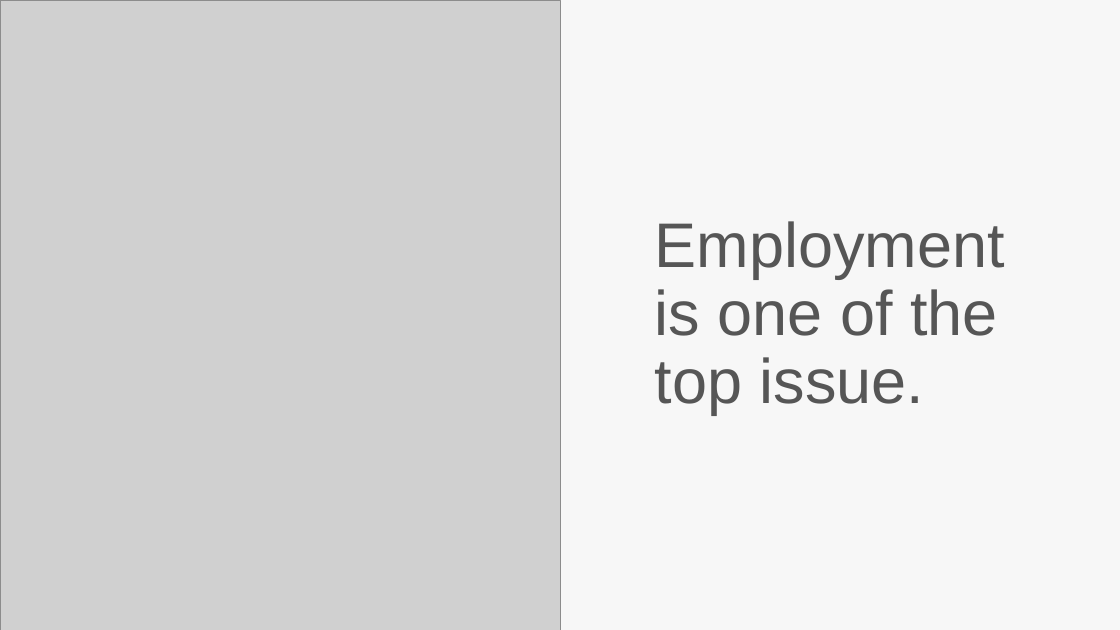
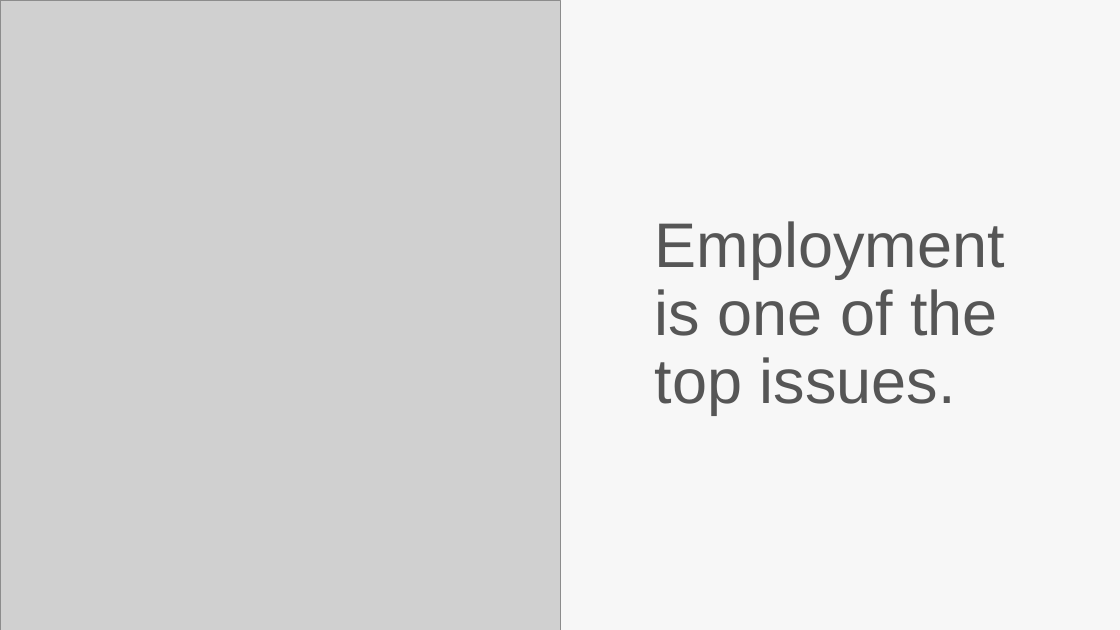
Before and after one commit to augusteo/techfugee, a slide deck: slide 3 of AskariPresentation.pptx. Drawn at 1120x630 pixels with LibreOffice and Linux fonts; fonts in the diff are those of the drawing; grey boxes stand for pictures. Boxes give left, top, right and bottom in pixels: in the first picture for what was removed or moved away, otherwise in the second. Text is boxed around its words. In the diff, an @@ line names an element or a change of style, - is before the commit and + after.

```diff
--- a/AskariPresentation.pptx
+++ b/AskariPresentation.pptx
@@ text at box(655, 221, 1005, 414): text changed @@
-Employment is one of the top issue.
+Employment is one of the top issues.
```
Also in this commit, not shown: 2 other slides changed, 2 slides added, 31 slides removed.
